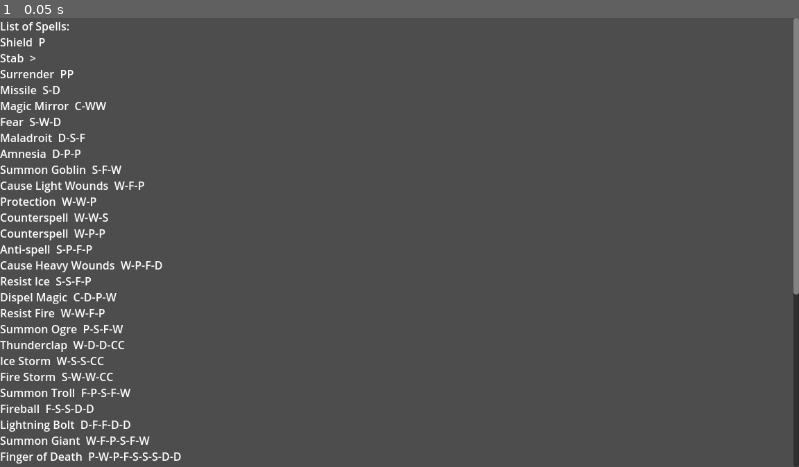
Above: before the commit, frame 1.
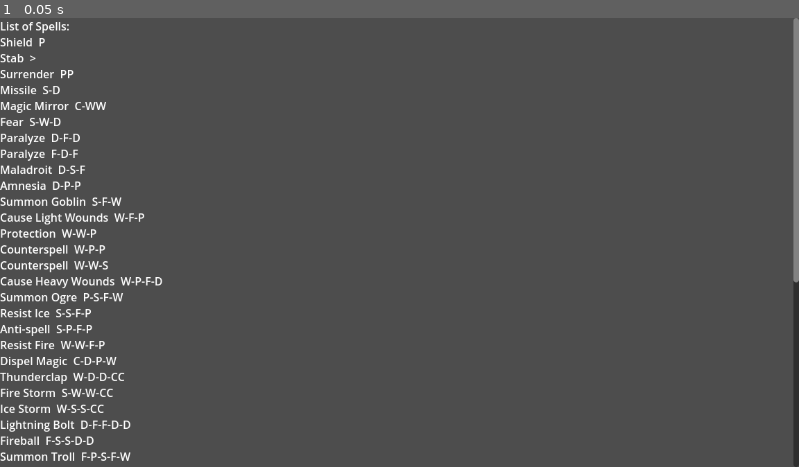
Above: after the commit, the same moment.

Repository: snhumphr/Wizard-Duels
Game: Godot game, scene res://game.tscn
Two runs of this game, one before a commit and one after it. Both use one fixed random seed, a clock stepped at 60 frames per second and the inputs below.
Inputs:
- Up to frame 1 (0.05 s): no input

The runs differ from the first frame. In frame 1, 3.5% of the frame differs, in the area x 0-100%, y 25-100%.

Commit message:
Implements the paralysis hex. I probably missed an edge case that doesn't exist with the current spellset yet, but implementing Charm Person should let me ferret those out anyways

Diff:
--- /dev/null
+++ b/EffectControlPanel.gd
@@ -0,0 +1,35 @@
+extends VBoxContainer
+
+var effectList = []
+
+func render(entityArray, player):
+	clearEffects()
+	for entity in entityArray:
+		if entity.is_wizard and entity.is_active():
+			for effect in entity.effects:
+				if effect[0].paralysis and effect[0].hand == "choose" and effect[0].caster_id == player:
+					var box = HBoxContainer.new()
+					self.add_child(box)
+					effectList.append([box, effect[0], entity.id])
+
+					var label = Label.new()
+					box.add_child(label)
+					label.set_text("Paralyze " + entity.name + "'s ")
+
+					var button = OptionButton.new()
+					button.add_item("Left")
+					button.add_item("Right")
+					box.add_child(button)
+
+					var label_two = Label.new()
+					box.add_child(label_two)
+					label_two.set_text(" hand.")
+
+func clearEffects():
+	for effect in effectList:
+		remove_child(effect[0])
+
+	effectList = []
+
+func getEffectList():
+	return effectList
--- a/Game.gd
+++ b/Game.gd
@@ -76,8 +76,34 @@
 
 	for i in range(1, entityArray.size()):
 
+		if entityArray[i].is_wizard:
+			for effect in entityArray[i].effects:
+				if effect[0].paralysis:
+					if effect[0].hand == "Right":
+						gestureQueue[i][0] = paralyze_gesture(entityArray[i].right_hand_gestures.back())
+					elif effect[0].hand == "Left":
+						gestureQueue[i][1] = paralyze_gesture(entityArray[i].left_hand_gestures.back())
 		#TODO: resolve gesture changes from charm/paralysis here
 
+		var leftSpellOptions = analyzeGestures(i, true)
+		var rightSpellOptions = analyzeGestures(i, false)
+
+		if not rightSpellOptions.has(spellQueue[i][0]):
+			if rightSpellOptions.size() > 0:
+				if spellQueue[i][0].hostile != rightSpellOptions[0].hostile:
+					targetQueue[i][0] = findValidTargets(rightSpellOptions[0], entityArray[i])[1]
+
+				spellQueue[i][0] = rightSpellOptions[0]
+			else:
+				spellQueue[i][0] = null
+
+		if not leftSpellOptions.has(spellQueue[i][0]):
+			if leftSpellOptions.size() > 0:
+				if spellQueue[i][1].hostile != leftSpellOptions[0].hostile:
+					targetQueue[i][1] = findValidTargets(leftSpellOptions[0], entityArray[i])[1]
+				spellQueue[i][1] = leftSpellOptions[0]
+			else:
+				spellQueue[i][1] = null
 		#TODO: analyze gestures to determine which spells they can cast this turn
 
 		#TODO: if the spell in their spell queue is a spell they can cast, select that spell
@@ -219,6 +245,17 @@
 	self.get_node("Scroll/UI/TurnReport").render(turnLogQueue)
 
 	self.renderWizardSection()
+
+func paralyze_gesture(gesture):
+	match gesture:
+		"S":
+			return "D"
+		"C":
+			return "F"
+		"W":
+			return "P"
+		_:
+			return gesture
 
 func gesture_to_text(gesture, wizard):
 
@@ -344,14 +381,14 @@
 							for effectName in dispelList:
 								t.removeEffect(effectName)
 
-							t.addEffect("Shield", 0, effectDict)
+							t.addEffect(effectDict["Shield"], 0)
 						elif t.is_monster:
 							t.take_damage(99)
 				Spell.SpellEffect.Counter:
 					for t in targets:
 						var spellCheck = checkSpellInterference(spell, t)
 						if spellCheck == "":
-							t.addEffect("Counterspell", 0, effectDict)
+							t.addEffect(effectDict["Counterspell"], 0)
 						else:
 							turnLogQueue.append(spellCheck)
 				Spell.SpellEffect.Summon:
@@ -381,7 +418,9 @@
 					for t in targets:
 						var spellCheck = checkSpellInterference(spell, t)
 						if spellCheck == "":
-							t.addEffect(spell.effect_name, spell.intensity, effectDict)
+							var effect = effectDict[spell.effect_name]
+							effect.caster_id = caster.id
+							t.addEffect(effect, spell.intensity)
 						else:
 							turnLogQueue.append(spellCheck)
 				Spell.SpellEffect.dealDamage:
@@ -770,7 +809,7 @@
 		onGestureChange(false)
 		onGestureChange(true)
 
-
+	self.get_node("Scroll/UI/EffectControlPanel").render(entityArray, player)
 	self.get_node("Scroll/UI/SummonControlPanel").render(entityArray, player)
 
 func _on_end_turn_button_pressed():
@@ -790,6 +829,15 @@
 			if child is OptionButton:
 				var target_id = child.get_selected_id()
 				entityArray[monster[1]].target_id = target_id
+
+	var effectList = self.get_node("Scroll/UI/EffectControlPanel").getEffectList()
+
+	for eff in effectList:
+		for child in eff[0].get_children():
+			if child is OptionButton:
+				for effect in entityArray[eff[2]].effects:
+					if eff[1] == effect[0]:
+						effect[0].hand = child.get_item_text(child.get_selected_id())
 
 	if player >= entityArray.size():
 		process_turn()
--- a/effect.gd
+++ b/effect.gd
@@ -2,8 +2,11 @@
 class_name Effect
 
 @export var name: String
+@export var caster_id: int = -1
 @export var is_silent: bool = false
 @export var permanent: bool = false
+@export var stackable: bool = false
+@export var hand: String = ""
 
 @export var shield: bool = false
 @export var counterspell: bool = false
--- a/game.tscn
+++ b/game.tscn
@@ -1,9 +1,10 @@
-[gd_scene load_steps=6 format=3 uid="uid://yrv8myggdj1h"]
+[gd_scene load_steps=7 format=3 uid="uid://yrv8myggdj1h"]
 
 [ext_resource type="Script" path="res://Game.gd" id="1_3r2fk"]
 [ext_resource type="Script" path="res://SpellList.gd" id="2_cadle"]
 [ext_resource type="Script" path="res://TurnReport.gd" id="3_dgo7r"]
 [ext_resource type="Script" path="res://WizardList.gd" id="3_laiom"]
+[ext_resource type="Script" path="res://EffectControlPanel.gd" id="5_8i5um"]
 [ext_resource type="Script" path="res://SummonControlPanel.gd" id="5_p744m"]
 
 [node name="Game" type="CanvasLayer"]
@@ -76,6 +77,10 @@
 custom_minimum_size = Vector2(200, 0)
 layout_mode = 2
 
+[node name="EffectControlPanel" type="VBoxContainer" parent="Scroll/UI"]
+layout_mode = 2
+script = ExtResource("5_8i5um")
+
 [node name="SummonControlPanel" type="VBoxContainer" parent="Scroll/UI"]
 layout_mode = 2
 script = ExtResource("5_p744m")
--- a/monster.gd
+++ b/monster.gd
@@ -38,9 +38,10 @@
 			hp = max_hp
 		dead = 0
 
-func addEffect(effectName, effectDuration, effectDict):
-	if not hasEffect(effectName):
-		effects.append([effectDict[effectName], effectDuration])
+func addEffect(effectBase, effectDuration):
+	var effect = effectBase.duplicate()
+	if not hasEffect(effect.name):
+		effects.append([effect, effectDuration])
 
 func removeEffect(effectName):
 	var index = 0
--- /dev/null
+++ b/resources/effects/paralysis.tres
@@ -0,0 +1,31 @@
+[gd_resource type="Resource" script_class="Effect" load_steps=2 format=3 uid="uid://c1qnmgknaa4o1"]
+
+[ext_resource type="Script" path="res://effect.gd" id="1_jbt0f"]
+
+[resource]
+script = ExtResource("1_jbt0f")
+name = "Paralysis"
+caster_id = -1
+is_silent = false
+permanent = false
+stackable = true
+hand = "choose"
+shield = false
+counterspell = false
+reflect = false
+fire_res = false
+cold_res = false
+invisibility = false
+surrender = false
+fatal = false
+curable = 0
+hex = true
+dispellable = true
+unstable = false
+anti_spell = false
+charm_person = false
+charm_monster = false
+fear = false
+paralysis = true
+maladroit = false
+amnesia = false
--- /dev/null
+++ b/resources/spells/enchantments/debuffs/paralyze_A.tres
@@ -0,0 +1,32 @@
+[gd_resource type="Resource" script_class="Spell" load_steps=2 format=3 uid="uid://d3klrwldq0aq2"]
+
+[ext_resource type="Script" path="res://spells.gd" id="1_31xo1"]
+
+[resource]
+resource_name = "Shield"
+script = ExtResource("1_31xo1")
+name = "Paralyze"
+gestures = PackedStringArray("F", "D", "F")
+id = 0
+is_spell = true
+is_silent = false
+once_per_turn = false
+once_per_wizard = false
+once_per_duel = false
+mandatory = false
+hex = true
+fire_spell = false
+ice_spell = false
+dispellable = true
+counterable = true
+reflectable = true
+targetable = true
+blockable = false
+hostile = true
+requires_target = false
+can_target_corpses = false
+always_targets_self = false
+permanency_valid = true
+effect = 3
+effect_name = "Paralysis"
+intensity = 2
--- /dev/null
+++ b/resources/spells/enchantments/debuffs/paralyze_B.tres
@@ -0,0 +1,32 @@
+[gd_resource type="Resource" script_class="Spell" load_steps=2 format=3 uid="uid://dpw2ltvu3kadc"]
+
+[ext_resource type="Script" path="res://spells.gd" id="1_3v2og"]
+
+[resource]
+resource_name = "Shield"
+script = ExtResource("1_3v2og")
+name = "Paralyze"
+gestures = PackedStringArray("D", "F", "D")
+id = 0
+is_spell = true
+is_silent = false
+once_per_turn = false
+once_per_wizard = false
+once_per_duel = false
+mandatory = false
+hex = true
+fire_spell = false
+ice_spell = false
+dispellable = true
+counterable = true
+reflectable = true
+targetable = true
+blockable = false
+hostile = true
+requires_target = false
+can_target_corpses = false
+always_targets_self = false
+permanency_valid = true
+effect = 3
+effect_name = "Paralysis"
+intensity = 2
--- a/wizards.gd
+++ b/wizards.gd
@@ -34,9 +34,16 @@
 			hp = max_hp
 		dead = 0
 
-func addEffect(effectName, effectDuration, effectDict):
+func addEffect(effectBase, effectDuration):
+	var effect = effectBase.duplicate()
+	var effectName = effect.name
 	if not hasEffect(effectName):
-		effects.append([effectDict[effectName], effectDuration])
+		effects.append([effect, effectDuration])
+	else:
+		if effect.stackable:
+			for eff in effects:
+				if eff[0].name == effectName:
+					eff[1] = effectDuration
 
 func removeEffect(effectName):
 	var index = 0
